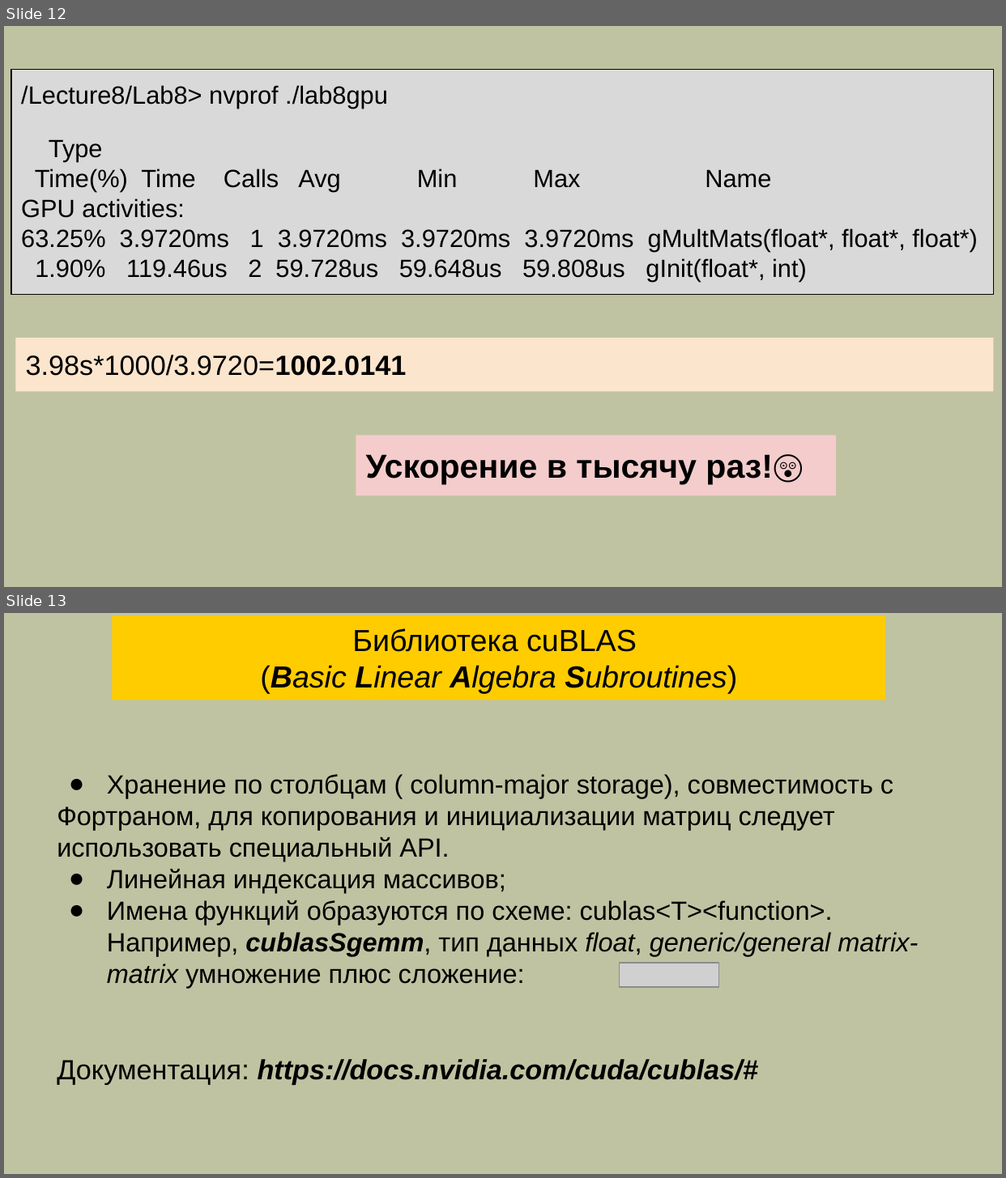
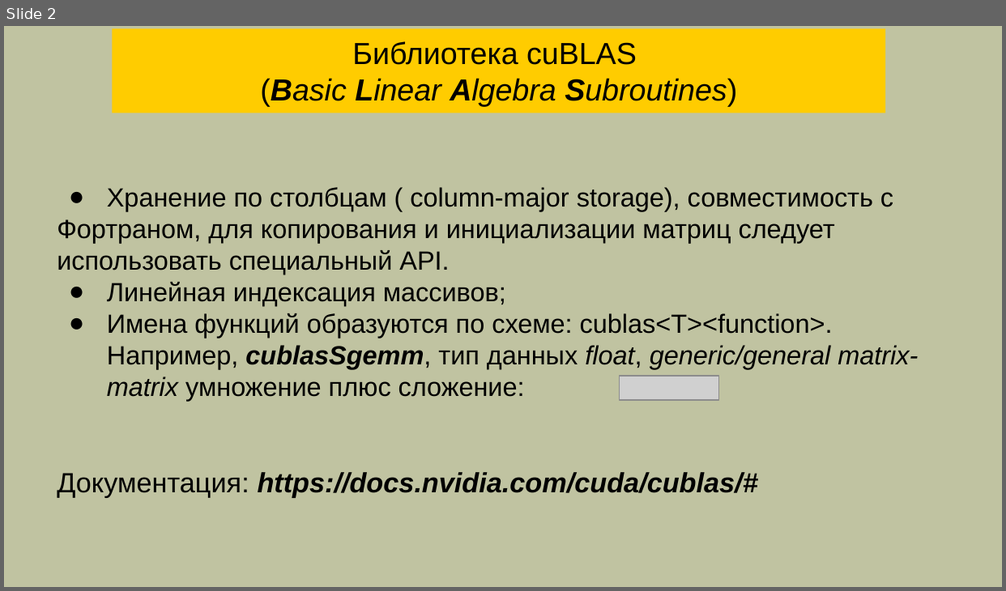
Before and after one commit to mlkv52/sibsutis_cuda_bachelors-2025, a slide deck: Лекции/pptx/Лекция13-ПГП-2025.pptx. Shown one above the other, each under a label of ours: slides 12 and 13 before the commit, slide 2 after it. The pictures are 1006x1178 and 1006x591 pixels, drawn with LibreOffice and Linux fonts; fonts in the diff are those of the drawing; grey boxes stand for pictures; background and template pictures are left out. Boxes give left, top, right and bottom in pixels: in the first picture for what was removed or moved away, otherwise in the second. Text is boxed around its words. In the diff, an @@ line names an element or a change of style, - is before the commit and + after.

```diff
--- a/Лекции/pptx/Лекция13-ПГП-2025.pptx
+++ b/Лекции/pptx/Лекция13-ПГП-2025.pptx
@@ slide 12 removed at (4, 26, 1002, 587), background #C0C3A1 @@
@@ rectangle removed at (11, 69, 993, 294) @@
-/Lecture8/Lab8> nvprof ./lab8gpu
-Type
-Time(%) Time Calls Avg Min Max Name
-GPU activities:
-63.25% 3.9720ms 1 3.9720ms 3.9720ms 3.9720ms gMultMats(float*, float*, float*)
-1.90% 119.46us 2 59.728us 59.648us 59.808us gInit(float*, int)
@@ rectangle removed at (16, 339, 994, 392) @@
-3.98s*1000/3.9720=1002.0141
@@ rectangle removed at (356, 435, 836, 496) @@
-Ускорение в тысячу раз!😲
@@ what was slide 13 is now slide 2 @@
```
Also in this commit, not shown: 1 slide changed, 10 other slides removed, 1 other file.
